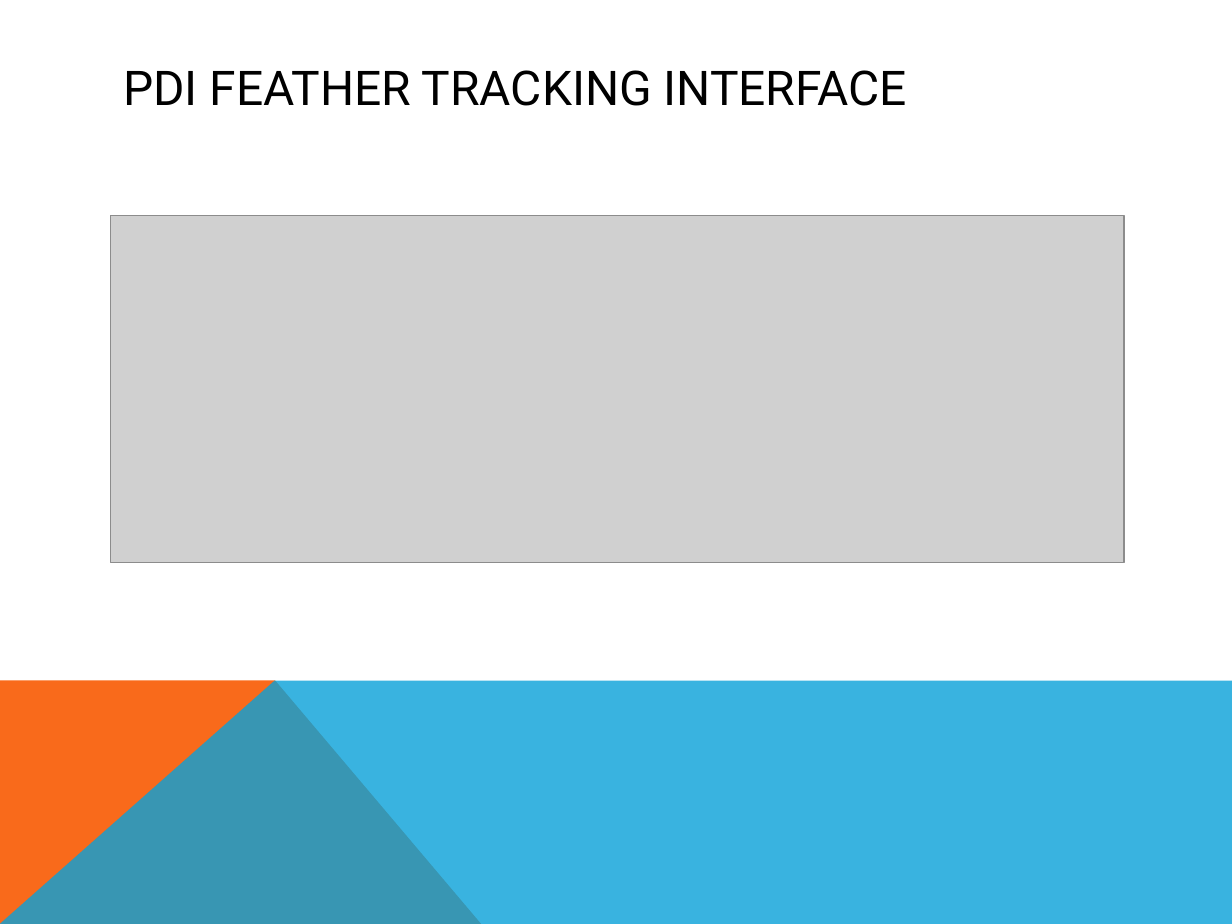
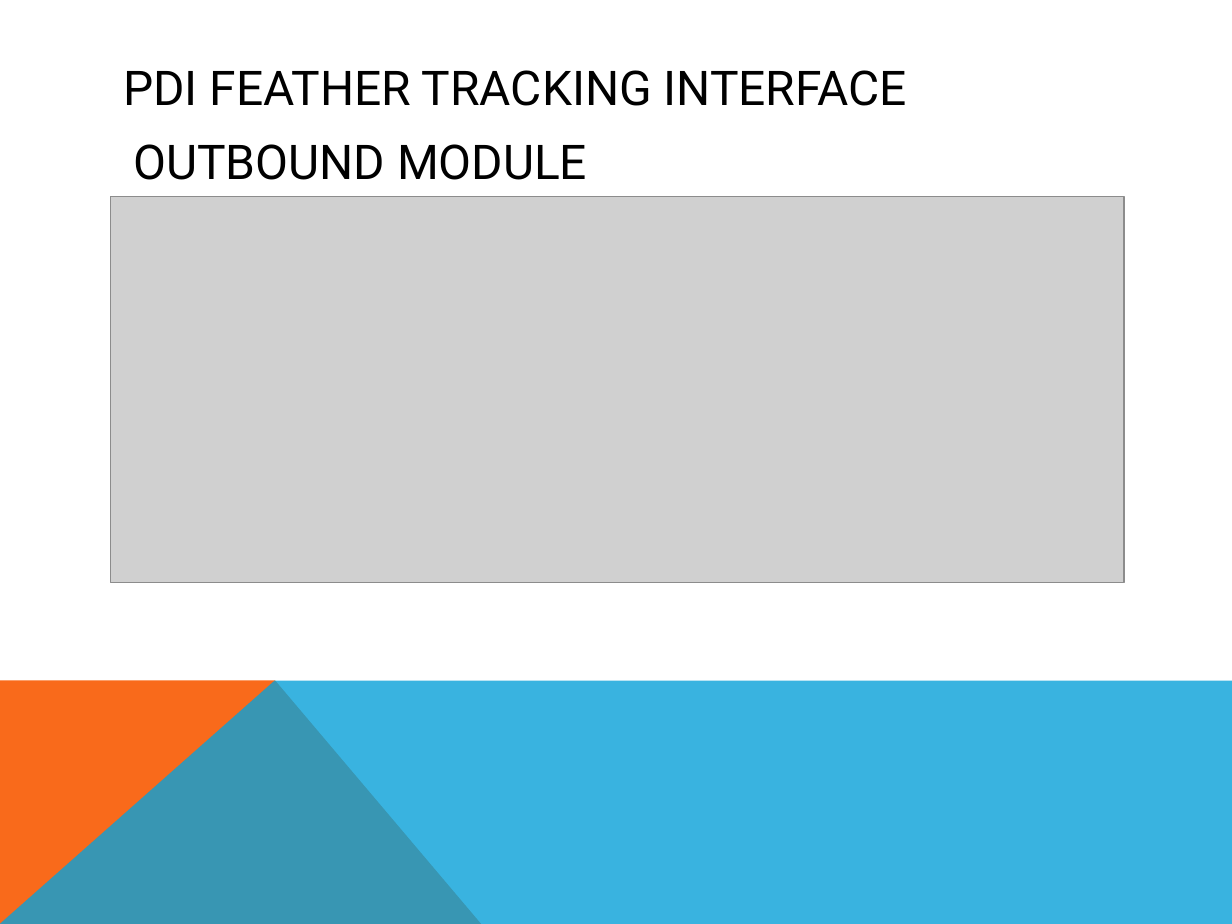
Before and after one commit to chiewx96/PDI_Project, a slide deck: slide 18 of PDI_Feather_Tracking_WPF/PDI_Feather_Tracking_WPF/PDI Feather tracking.pptx. Drawn at 1232x924 pixels with LibreOffice and Linux fonts; fonts in the diff are those of the drawing; grey boxes stand for pictures. Boxes give left, top, right and bottom in pixels: in the first picture for what was removed or moved away, otherwise in the second. Text is boxed around its words. In the diff, an @@ line names an element or a change of style, - is before the commit and + after.

```diff
--- a/PDI_Feather_Tracking_WPF/PDI_Feather_Tracking_WPF/PDI Feather tracking.pptx
+++ b/PDI_Feather_Tracking_WPF/PDI_Feather_Tracking_WPF/PDI Feather tracking.pptx
@@ text added at (133,144,587,180), 28 pt, text #000000 @@
+OUTBOUND MODULE
@@ picture: place and size @@
-picture at (111,216,1124,563)
+picture at (111,196,1124,582)
```
Also in this commit, not shown: 1 slide added.
